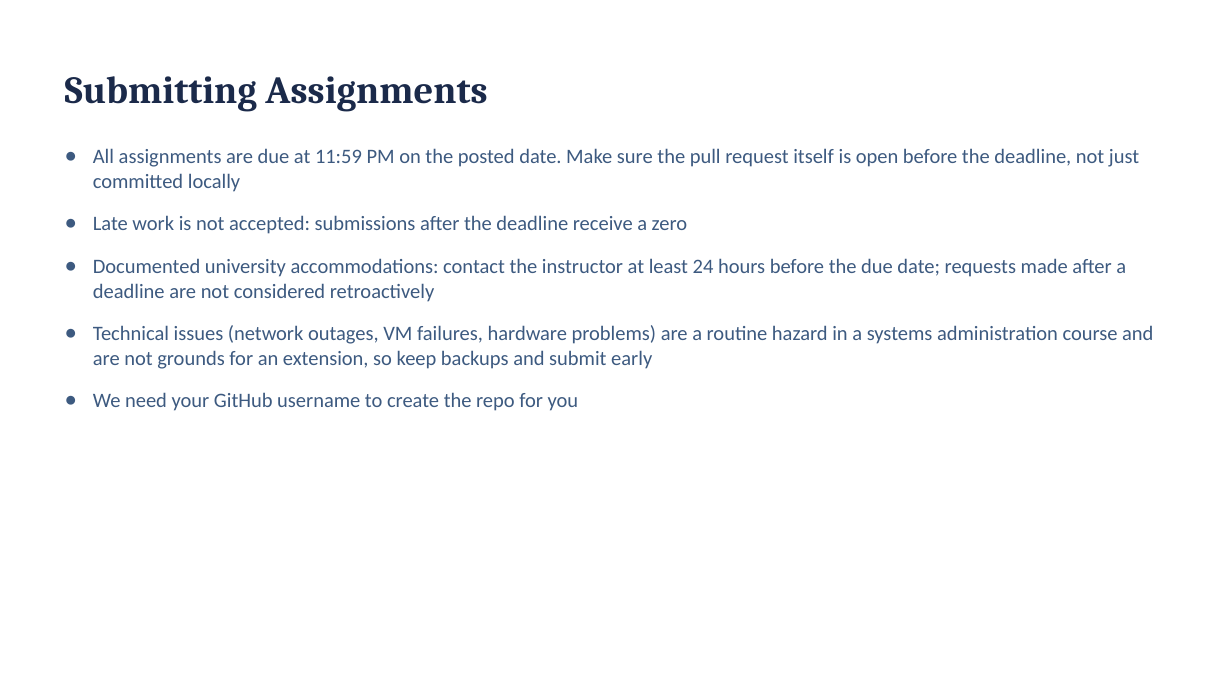
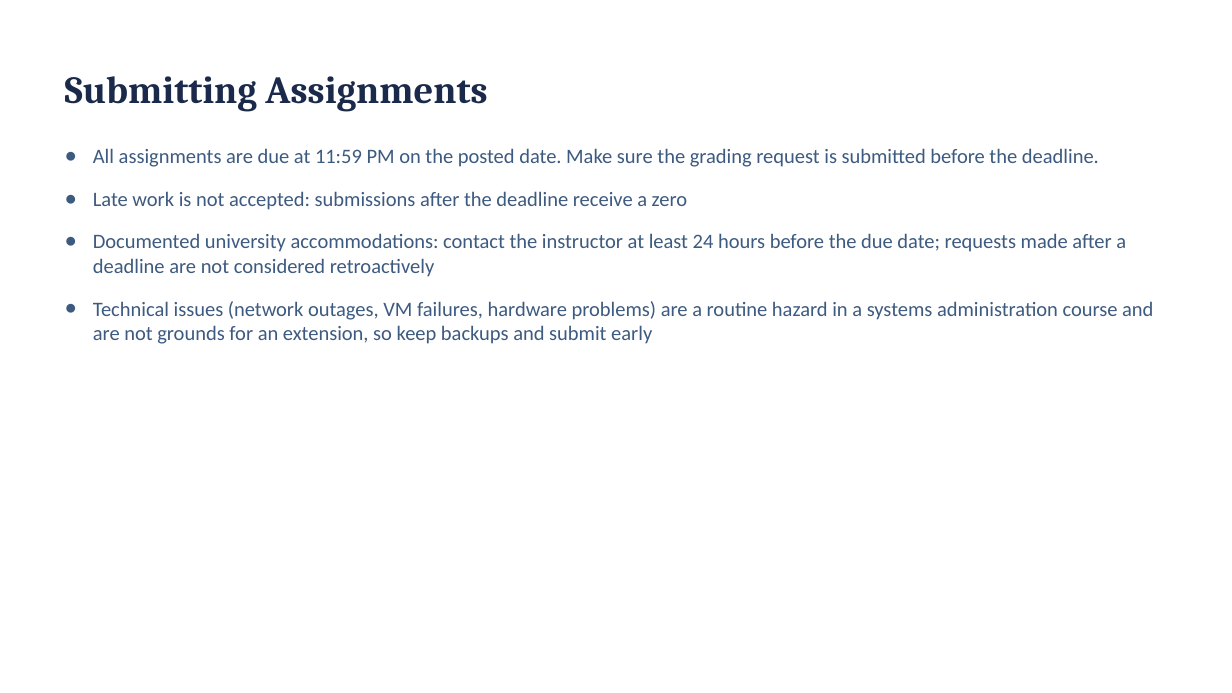
Before and after one commit to BYU-CYBER-444/byu-cyber-444.github.io, a slide deck: slide 14 of lectures/CYBER444_Week01_Introduction_and_Environment_Setup.pptx. Drawn at 1232x693 pixels with LibreOffice and Linux fonts; fonts in the diff are those of the drawing. Boxes give left, top, right and bottom in pixels: in the first picture for what was removed or moved away, otherwise in the second. Text is boxed around its words. In the diff, an @@ line names an element or a change of style, - is before the commit and + after.

```diff
--- a/lectures/CYBER444_Week01_Introduction_and_Environment_Setup.pptx
+++ b/lectures/CYBER444_Week01_Introduction_and_Environment_Setup.pptx
@@ text at (x1=93, y1=148, x2=1099, y2=167): text changed @@
-● All assignments are due at 11:59 PM on the posted date. Make sure the pull request itself is open before the deadline, not just committed locally
+● All assignments are due at 11:59 PM on the posted date. Make sure the grading request is submitted before the deadline.
@@ text at (x1=93, y1=392, x2=579, y2=411): paragraph removed @@
-● We need your GitHub username to create the repo for you
```
Also in this commit, not shown: 1 other slide changed, 2 slides added, 1 other file.
